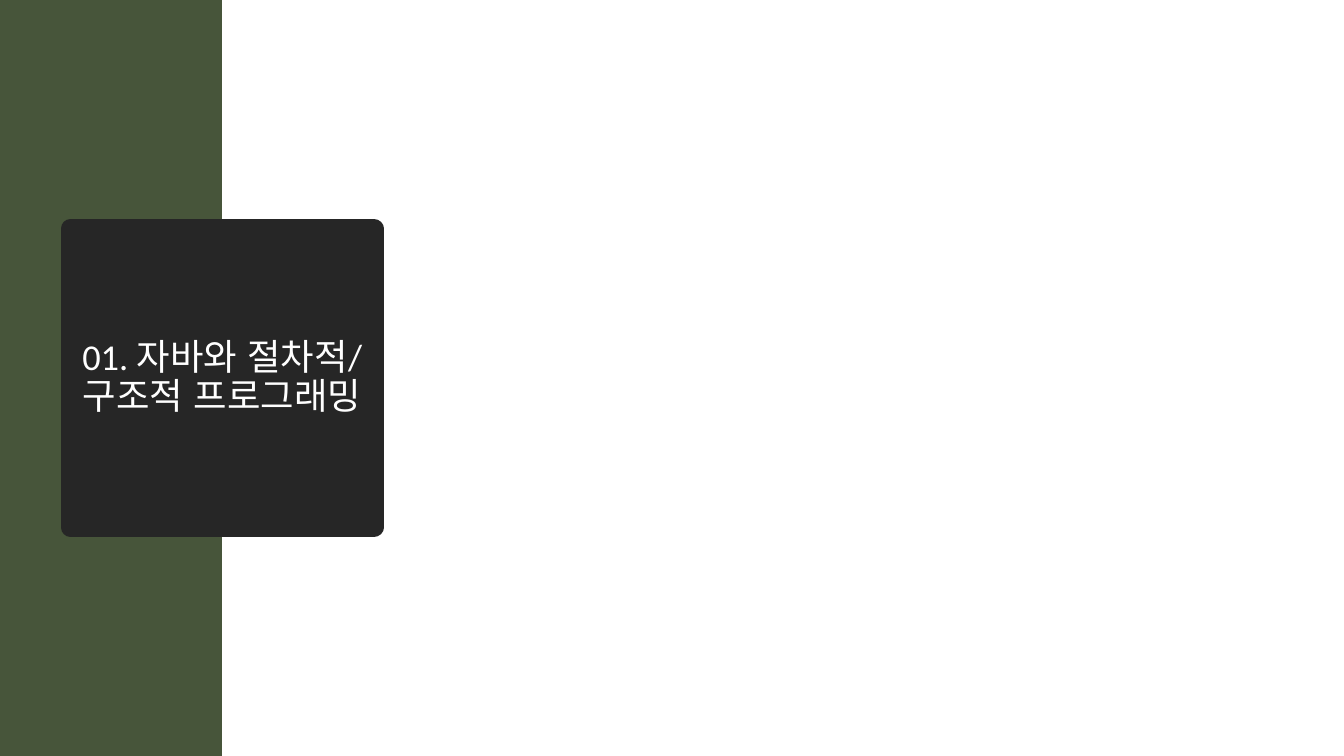
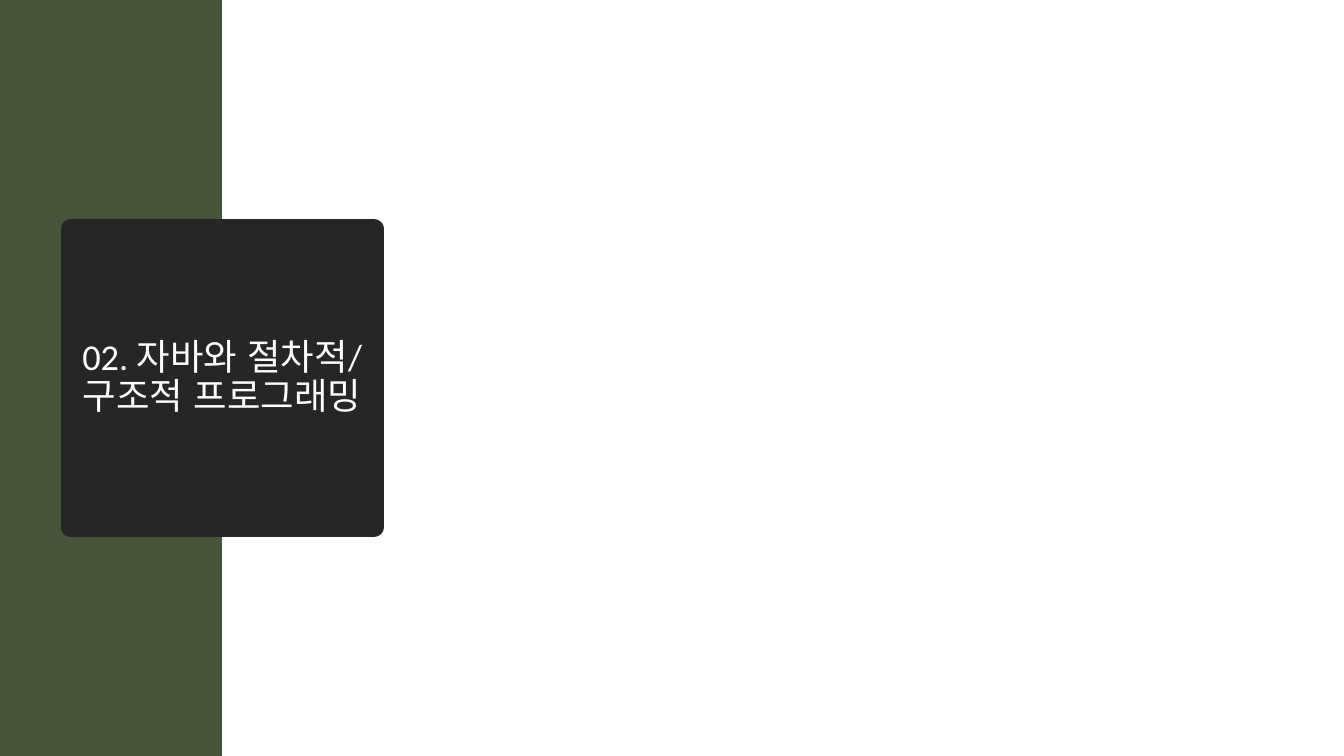
Before and after one commit to mazdah/HTTPTest, a slide deck: slide 10 of docs/스프링 입문을 위한 객체 지향의 원리와 이해 .pptx (slide 9 before the commit). Drawn at 1344x756 pixels with LibreOffice and Linux fonts; fonts in the diff are those of the drawing; background and template pictures are left out. Boxes give left, top, right and bottom in pixels: in the first picture for what was removed or moved away, otherwise in the second. Text is boxed around its words. In the diff, an @@ line names an element or a change of style, - is before the commit and + after.

```diff
--- a/docs/스프링 입문을 위한 객체 지향의 원리와 이해 .pptx
+++ b/docs/스프링 입문을 위한 객체 지향의 원리와 이해 .pptx
@@ title at [82,340,362,412]: text changed @@
-01. 자바와 절차적/
-구조적 프로그래밍
+02. 자바와 절차적/
+구조적 프로그래밍
```
Also in this commit, not shown: 6 other slides changed, 78 slides added.
